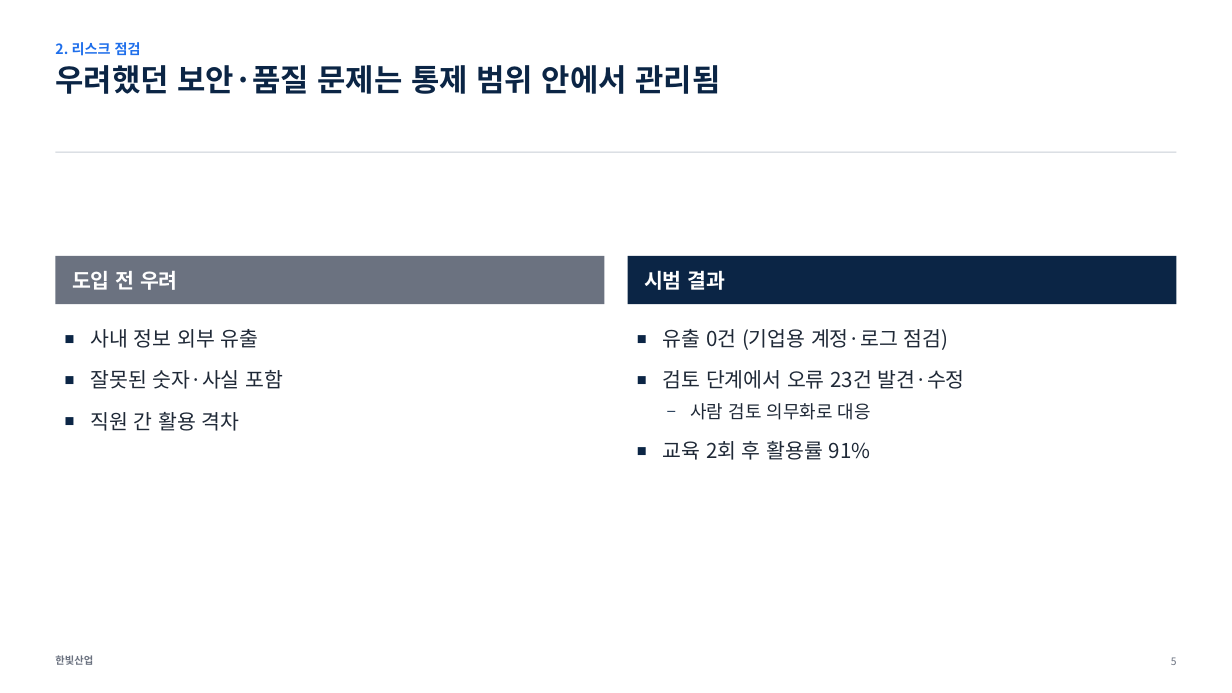
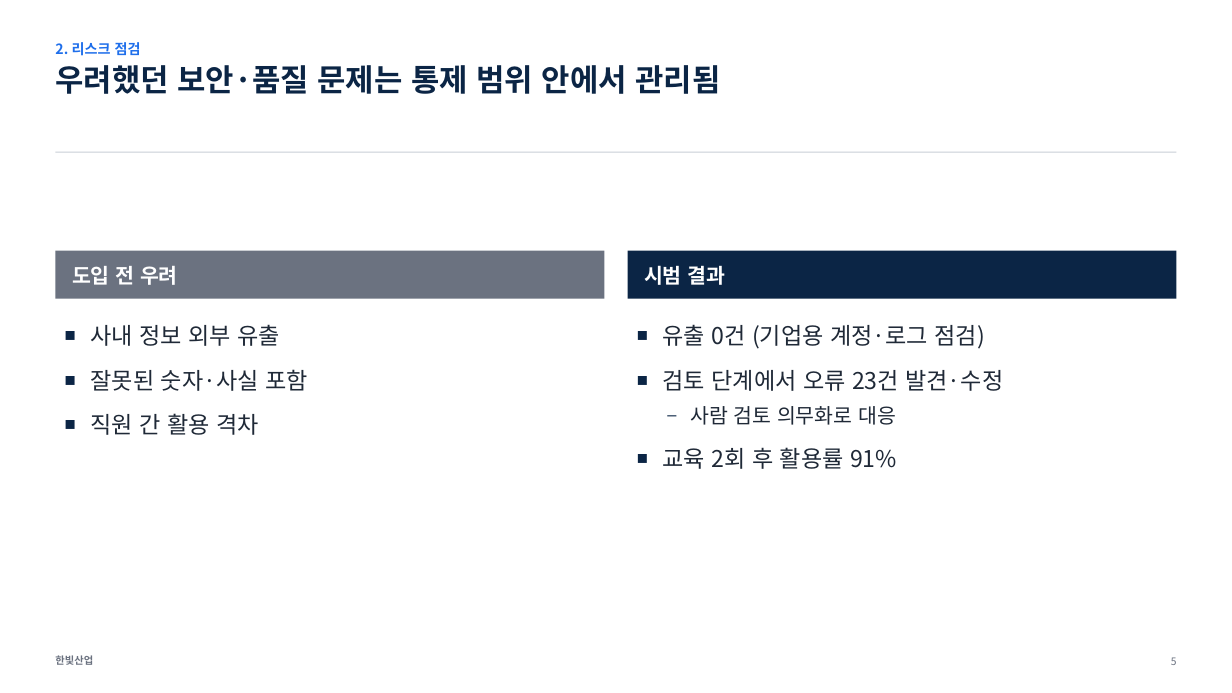
Before and after one commit to jch2100/document, a slide deck: slide 5 of examples/02-ai-rollout/result.pptx. Drawn at 1232x693 pixels with LibreOffice and Linux fonts; fonts in the diff are those of the drawing. Boxes give left, top, right and bottom in pixels: in the first picture for what was removed or moved away, otherwise in the second. Text is boxed around its words. In the diff, an @@ line names an element or a change of style, - is before the commit and + after.

```diff
--- a/examples/02-ai-rollout/result.pptx
+++ b/examples/02-ai-rollout/result.pptx
@@ text "도입 전 우려": place and size @@
-text "도입 전 우려" at <box>55,256,604,304</box>
+text "도입 전 우려" at <box>55,250,604,299</box>
@@ text "시범 결과": place and size @@
-text "시범 결과" at <box>628,256,1177,304</box>
+text "시범 결과" at <box>628,250,1177,299</box>
@@ text "사내 정보 외부 유출" at <box>91,324,308,435</box>: size 16 to 18 pt @@
@@ text "유출 0건 (기업용 계정·로그 점검)" at <box>663,324,1003,469</box>: size 16 to 18 pt in "유출 0건 (기업용 계정·로그 점검)", "검토 단계에서 오류 23건 발견·수정", "교육 2회 후 활용률 91%"; size 14 to 16 pt in "사람 검토 의무화로 대응" @@
```
Also in this commit, not shown: 1 other slide changed, 32 other files.
